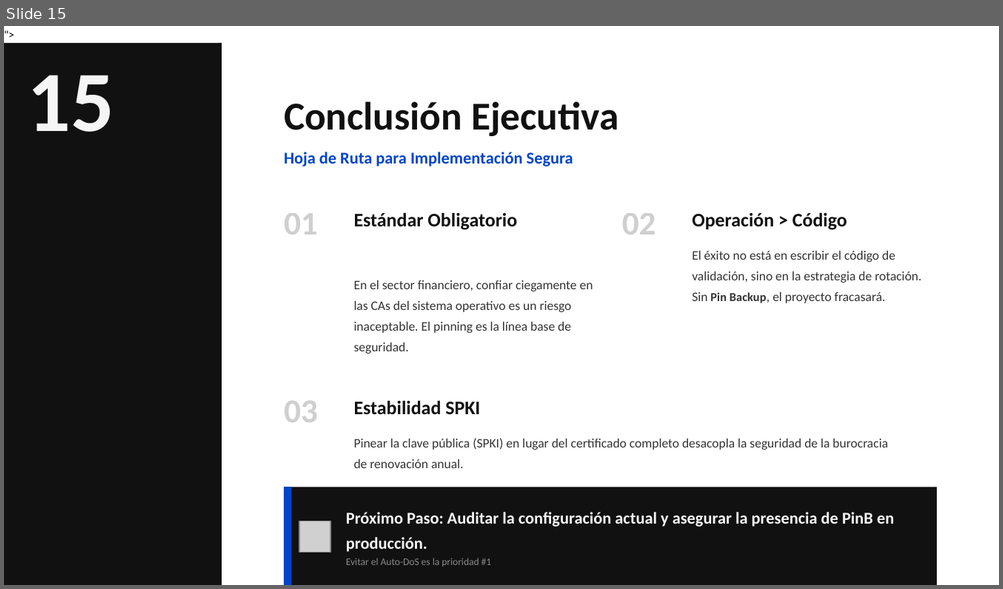
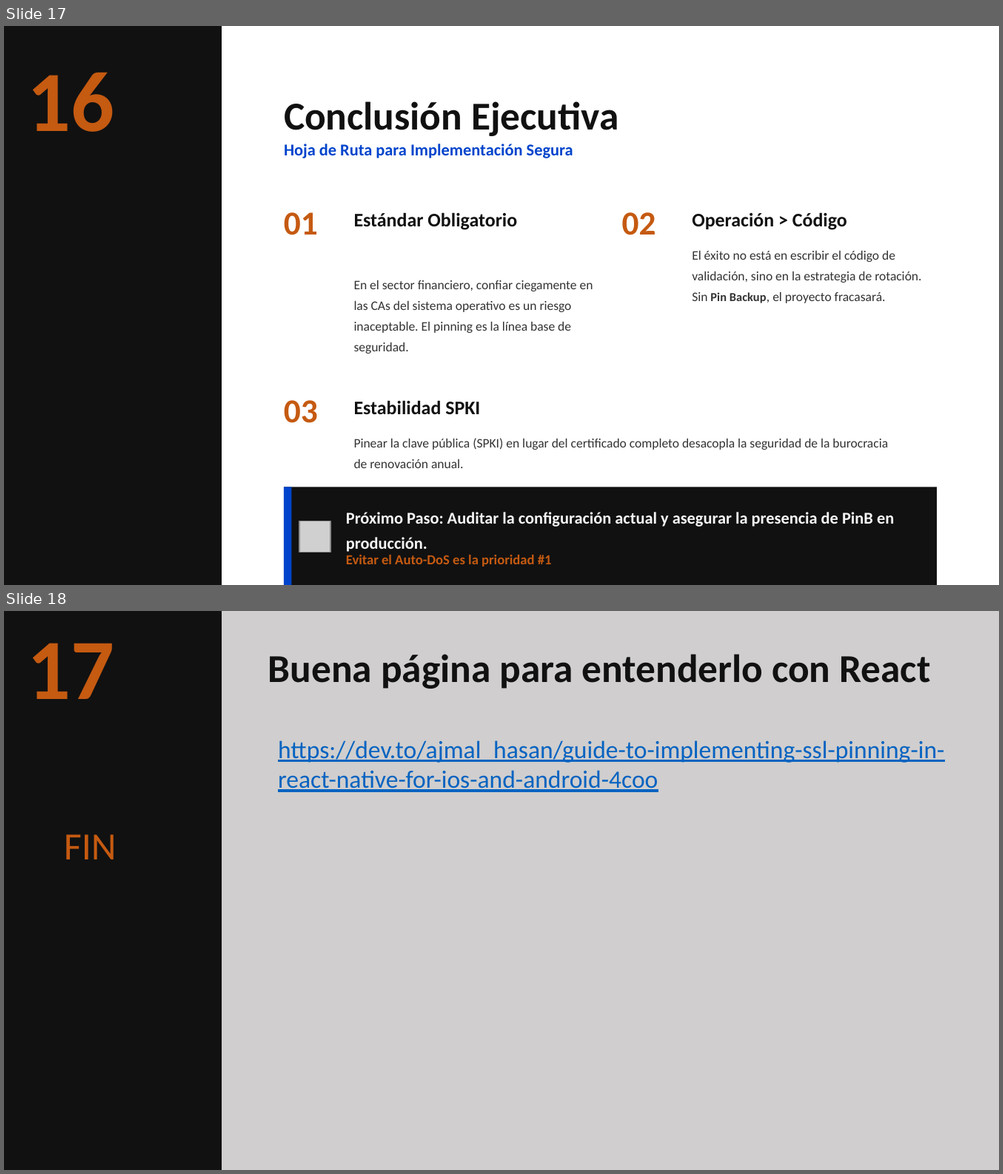
Before and after one commit to pcanelo/spki-pinning-lab, a slide deck: Certificate_Pinning_en_Banca_Arquitectura_y_Operación_2026.pptx. Shown one above the other, each under a label of ours: slide 15 before the commit, slides 17 and 18 after it. The pictures are 1003x589 and 1003x1174 pixels, drawn with LibreOffice and Linux fonts; fonts in the diff are those of the drawing; grey boxes stand for pictures; background and template pictures are left out. Boxes give left, top, right and bottom in pixels: in the first picture for what was removed or moved away, otherwise in the second. Text is boxed around its words. In the diff, an @@ line names an element or a change of style, - is before the commit and + after.

```diff
--- a/Certificate_Pinning_en_Banca_Arquitectura_y_Operación_2026.pptx
+++ b/Certificate_Pinning_en_Banca_Arquitectura_y_Operación_2026.pptx
@@ slide 18 added at box(4, 611, 999, 1170), background #D0CECE @@
@@ rectangle added at box(4, 611, 222, 1170), fill #111111 @@
@@ rectangle added at box(219, 611, 222, 1170), fill #111111 @@
@@ text added at box(27, 643, 114, 699), 62.2 pt, text #C55A11, bold @@
+17
@@ text added at box(268, 654, 930, 689), 28.6 pt, text #111111, bold @@
+Buena página para entenderlo con React
@@ text added at box(278, 741, 944, 792), 18 pt, text #0563C1, underline @@
+https://dev.to/ajmal_hasan/guide-to-implementing-ssl-pinning-in-react-native-for-ios-and-android-4coo
@@ text added at box(64, 834, 116, 860), 28 pt, text #C55A11 @@
+FIN
@@ what was slide 15 is now slide 17 @@
@@ slide 17 changed as well @@
@@ rectangle: place and size @@
-rectangle at box(4, 43, 222, 585)
+rectangle at box(4, 26, 222, 585)
@@ text at box(27, 72, 114, 132): text changed; text colour #F5F5F5 to #C55A11 @@
-15
+16
@@ text "Hoja de Ruta para Implementación ...": place and size @@
-text "Hoja de Ruta para Implementación ..." at box(284, 152, 573, 167)
+text "Hoja de Ruta para Implementación ..." at box(284, 144, 573, 158)
@@ text colour #111111 at 20% opacity to #C55A11 in 3 elements at box(284, 212, 318, 235), box(622, 212, 656, 235), box(284, 400, 318, 423) @@
@@ text "Evitar el Auto-DoS es la ..." at box(346, 555, 552, 567): size 7.3 to 10 pt, text colour #888888 to #C55A11, bold on @@
```
Also in this commit, not shown: 14 other slides changed, 2 other slides added, 1 other file.
